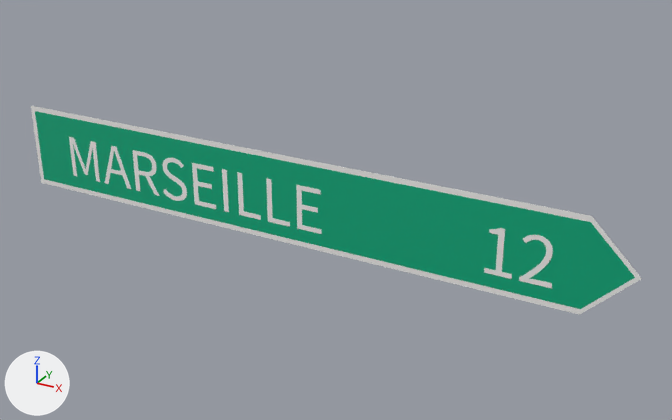
Two versions of the glTF model panneaux/06_D_direction/Dv43b.glb, one commit apart.
Both versions are drawn from a camera (50 mm lens) standing at (1.195, -1.92, 0.963) and looking at (0.112, 0.049, -0.022). Arrows for +X, +Y and +Z are at lower left; the lights stay in place. The first picture is the older version. Where no turn or scale is listed for an object, it has been applied to the vertices. Vertices at exactly the same position are counted once.

Names of what the first picture shows: 'Dv43b_lis00', 'Dv43b_reg01', 'Dv43b_txt02', 'Dv43b_txt03'.
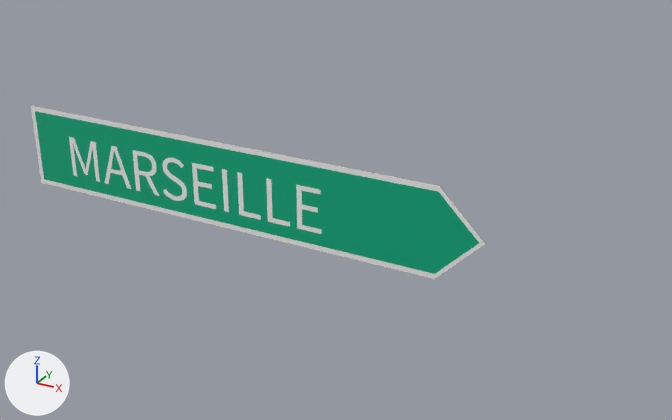
The newer file is also turned or shifted as a whole; pictures and numbers use the older file's frame.

Changed parts and their boxes (x1, y1, x2, y2) in the pictures (672 x 420 px):
'Dv43b_reg01', reshaped (26% narrower, 18% shorter)
    before: (35, 111, 635, 309)
    after: (35, 111, 479, 274)
'Dv43b_lis00', reshaped (26% narrower, 17% shorter)
    before: (31, 106, 642, 315)
    after: (31, 106, 485, 279)
'Dv43b_txt03', deleted
    before: (484, 228, 553, 288)

Patch to the scene script:
```diff
--- a/panneaux/06_D_direction/Dv43b.glb.py
+++ b/panneaux/06_D_direction/Dv43b.glb.py
@@ me_lis_406 @@
 # used by ob_dv43b_lis00; location = (0.0, -0.002, 0.0)
 # before: 1 (0.78, 0.0, 0.13) at pixel (591, 215), 2 (0.91, 0.0, 0.0) at pixel (641, 278), 3 (0.78, 0.0, -0.13) at pixel (579, 314), 6 (0.78, 0.0, 0.13) at pixel (591, 215), 7 (0.91, 0.0, 0.0) at pixel (642, 278)
 # before: 8 (0.78, 0.0, -0.13) at pixel (579, 314)
-me_lis_406.from_pydata(...)  # 10 vertices, 16 faces; spans x -0.91..0.91, y 0.0, z -0.13..0.13
+me_lis_406.from_pydata(...)  # 10 vertices, 16 faces; spans x -0.91..0.54, y 0.0, z -0.13..0.13
+# me_lis_406 part 1
+for i in [1, 2, 3, 6, 7, 8]: me_lis_406.vertices[i].co += Vector((-0.36, 0.0, 0.0))
 me_lis_406.materials.append(mat_blanc_retro)
@@ me_reg_406 @@
 # used by ob_dv43b_reg01; location = (0.0, -0.002, 0.0)
 # before: 1 (0.78, 0.0, 0.11) at pixel (590, 222), 2 (0.89, 0.0, 0.0) at pixel (635, 277), 3 (0.78, 0.0, -0.11) at pixel (580, 309), 6 (0.78, 0.0, 0.11) at pixel (590, 222), 7 (0.89, 0.0, 0.0) at pixel (635, 277)
 # before: 8 (0.78, 0.0, -0.11) at pixel (580, 308)
-me_reg_406.from_pydata(...)  # 10 vertices, 16 faces; spans x -0.89..0.89, y 0.0, z -0.11..0.11
+me_reg_406.from_pydata(...)  # 10 vertices, 16 faces; spans x -0.89..0.53, y 0.0, z -0.11..0.11
+# me_reg_406 part 2
+for i in [1, 2, 3, 6, 7, 8]: me_reg_406.vertices[i].co += Vector((-0.36, 0.0, 0.0))
 me_reg_406.materials.append(mat_vert_panneau)
@@ ob_dv43b_txt03 @@
-ob_dv43b_txt03 = bpy.data.objects.new('Dv43b_txt03', me_t_3175)
-ob_dv43b_txt03.location = (0.72, -0.003, 0.0)
```
